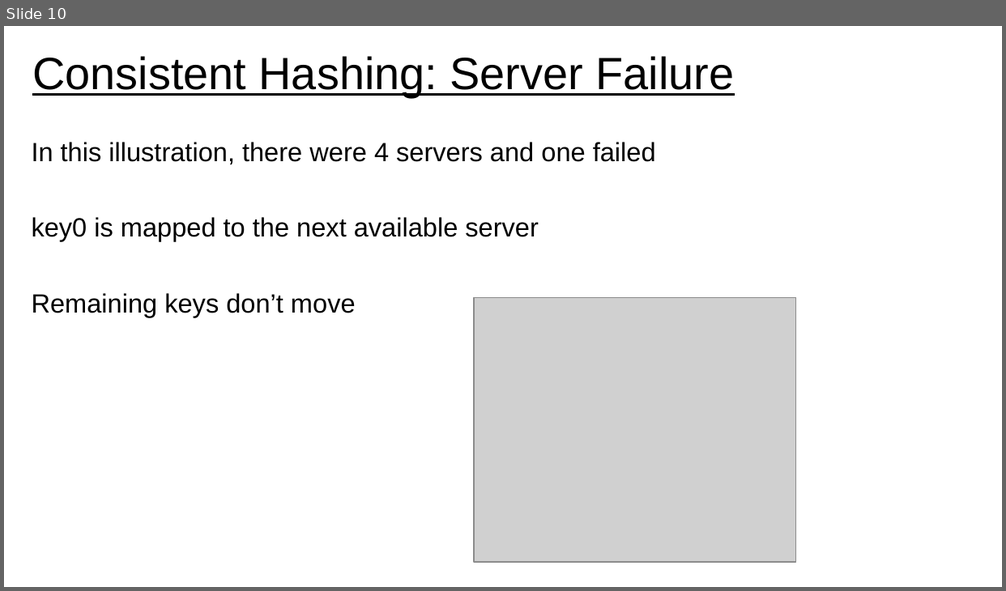
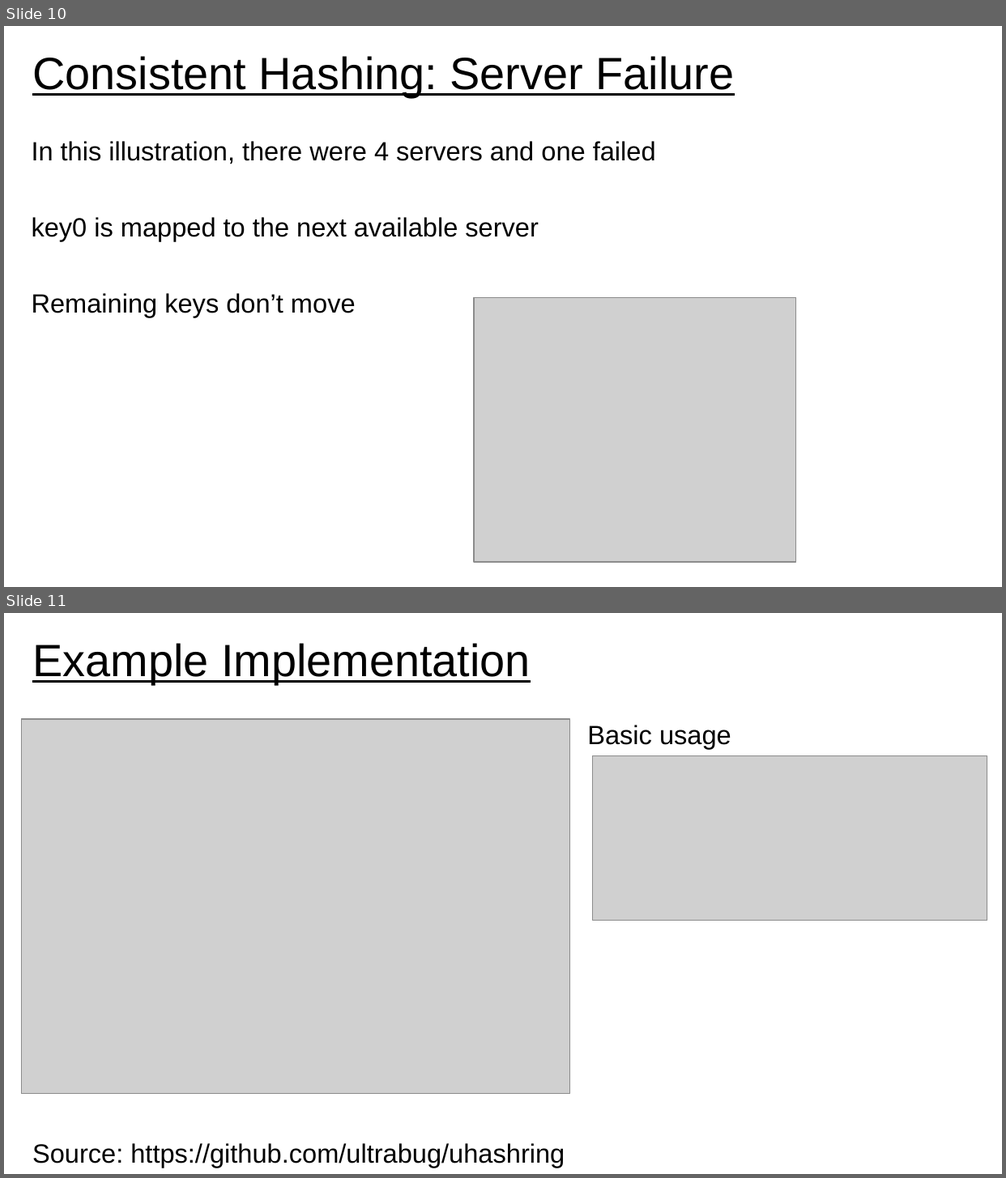
Before and after one commit to UVADS/distributed_computing, a slide deck: 09_distributed_data_concepts_and_tools/consistent_hashing.ppt. Shown one above the other, each under a label of ours: slide 10 before the commit, slides 10 and 11 after it. The pictures are 1006x591 and 1006x1178 pixels, drawn with LibreOffice and Linux fonts; fonts in the diff are those of the drawing; grey boxes stand for pictures. Boxes give left, top, right and bottom in pixels: in the first picture for what was removed or moved away, otherwise in the second. Text is boxed around its words. In the diff, an @@ line names an element or a change of style, - is before the commit and + after.

```diff
--- a/09_distributed_data_concepts_and_tools/consistent_hashing.ppt
+++ b/09_distributed_data_concepts_and_tools/consistent_hashing.ppt
@@ slide 11 added at (x1=4, y1=613, x2=1002, y2=1174), background #FFFFFF @@
@@ text added at (x1=32, y1=643, x2=530, y2=684), 36 pt, text #000000, underline @@
+Example Implementation
@@ picture added at (x1=21, y1=719, x2=570, y2=1094) @@
@@ text added at (x1=587, y1=725, x2=731, y2=749), 21 pt, text #000000 @@
+Basic usage
@@ picture added at (x1=593, y1=756, x2=987, y2=921) @@
@@ subtitle added at (x1=32, y1=1144, x2=565, y2=1168), 21 pt, text #000000 @@
+Source: https://github.com/ultrabug/uhashring
```
Also in this commit, not shown: 2 slides changed, 1 other slide added.
